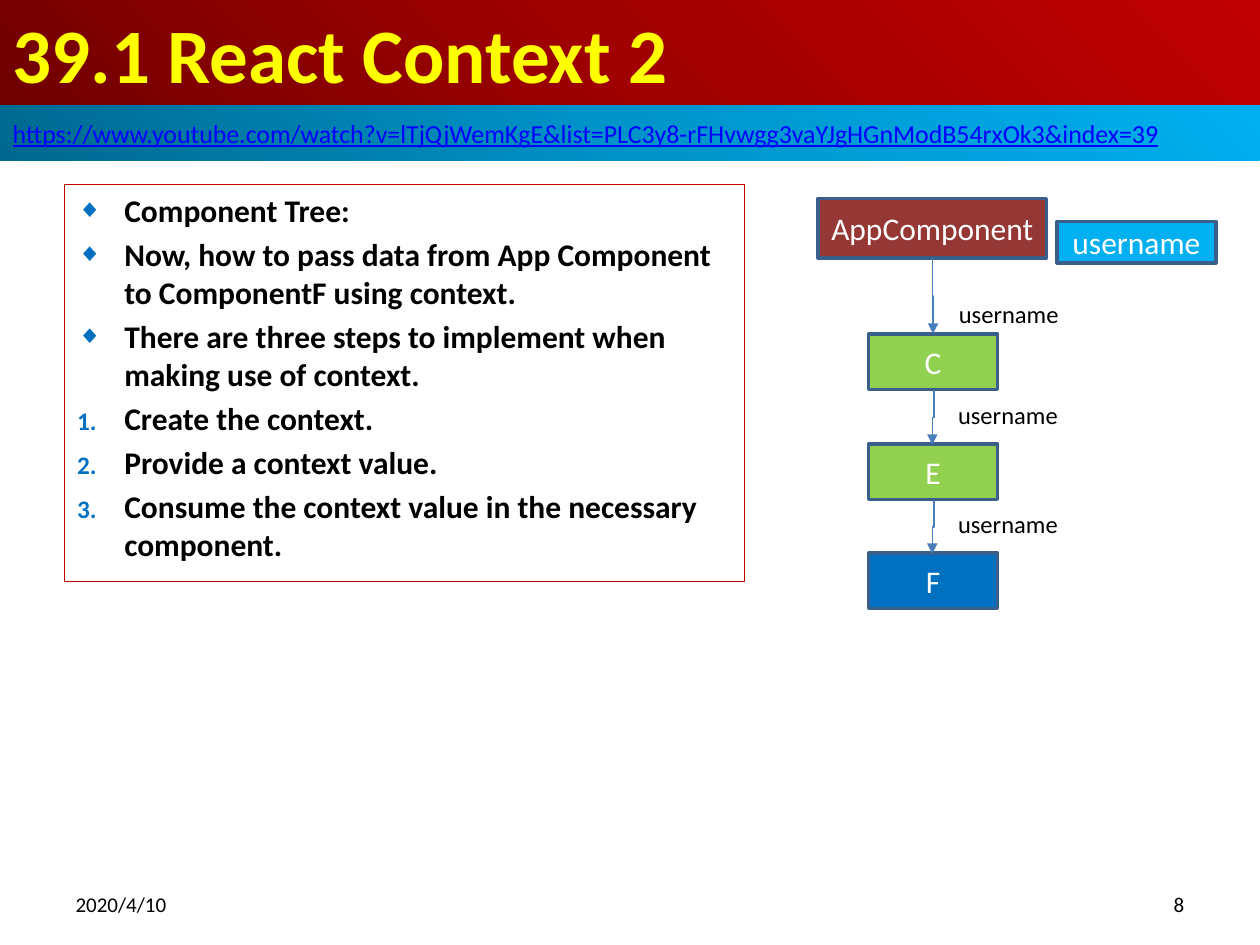
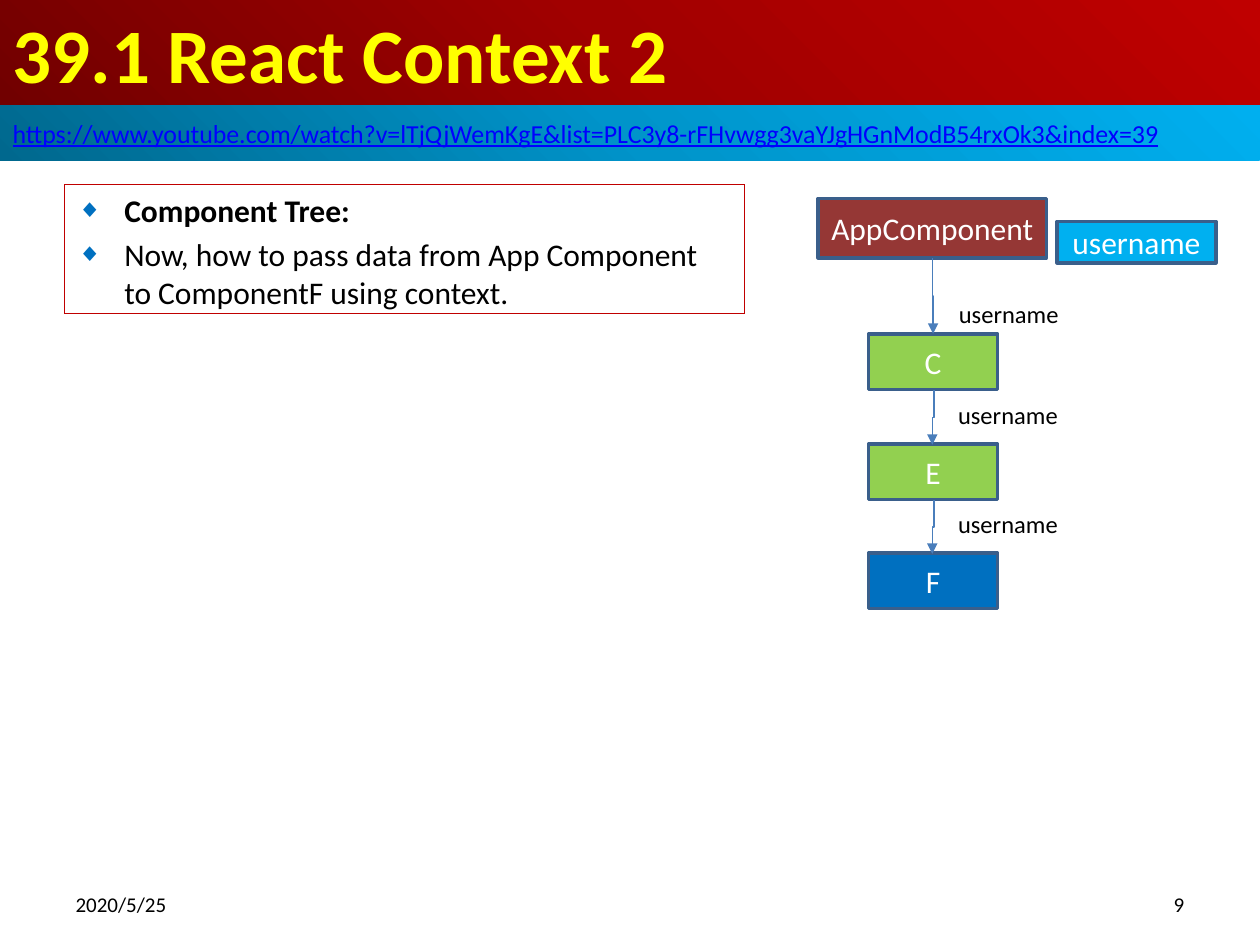
Before and after one commit to peterhchen/800-React-Hook, a slide deck: slide 9 of 39_Context2.pptx (slide 8 before the commit). Drawn at 1260x945 pixels with LibreOffice and Linux fonts; fonts in the diff are those of the drawing. Boxes give left, top, right and bottom in pixels: in the first picture for what was removed or moved away, otherwise in the second. Text is boxed around its words. In the diff, an @@ line names an element or a change of style, - is before the commit and + after.

Commit message:
Context
1. Create Context
2. Add User data at the Provider component
3. Get User data at the Consumer component.

```diff
--- a/39_Context2.pptx
+++ b/39_Context2.pptx
@@ subtitle "Component Tree:": place and size @@
-subtitle "Component Tree:" at (64,185,745,582)
+subtitle "Component Tree:" at (64,185,745,314)
@@ subtitle at (124,244,698,310): bold off in "Now, how to pass data from App ..." @@
@@ subtitle at (124,326,697,561): paragraphs removed @@
-◆ There are three steps to implement when making use of context.
-1. Create the context.
-2. Provide a context value.
-3. Consume the context value in the necessary component.
@@ text at (76,897,167,913): text changed @@
-2020/4/10
+2020/5/25
@@ page number at (1174,898,1185,912): text changed @@
-8
+9
```
Also in this commit, not shown: 14 other slides changed, 7 slides added.
